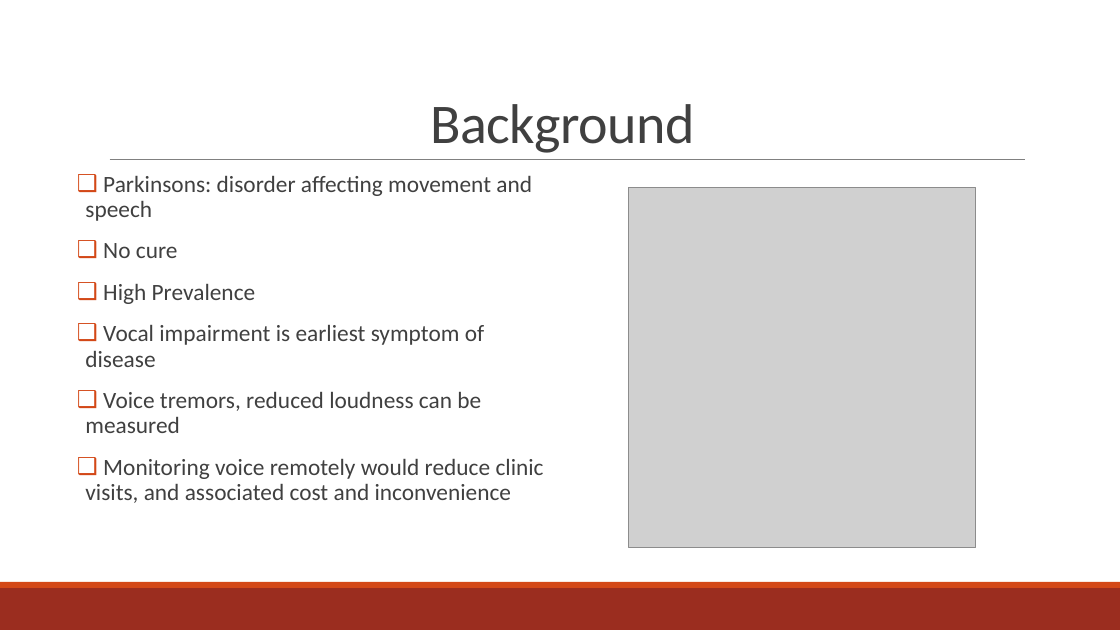
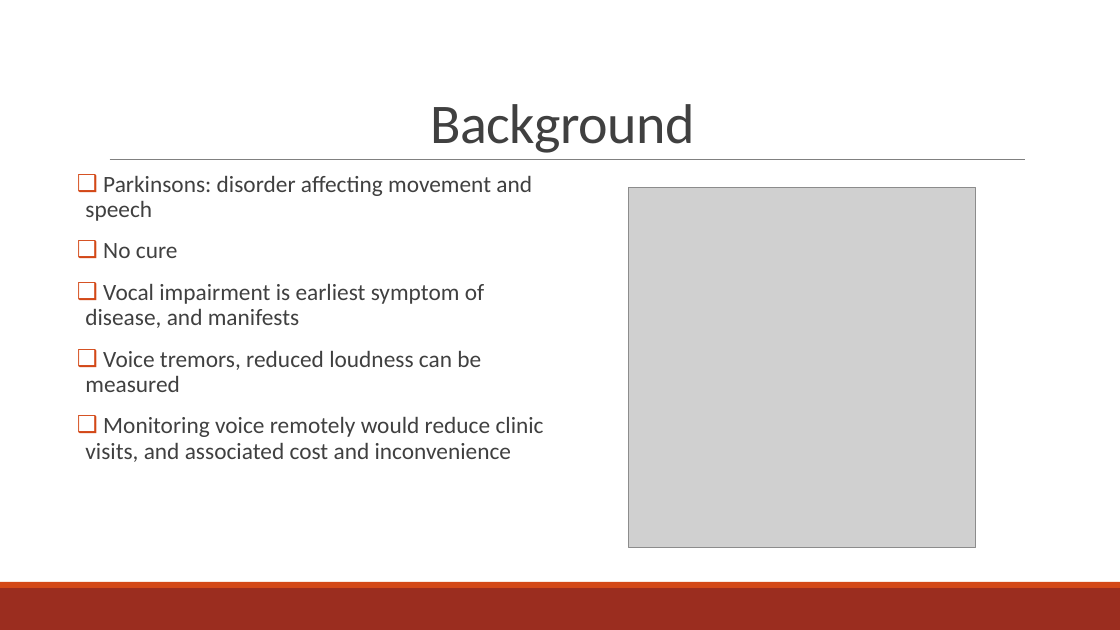
Before and after one commit to Sharath-Shenoy/Machine_Learning_In_Healthcare, a slide deck: slide 2 of Regression Models to Predict Progression of Parkinson’s.pptx. Drawn at 1120x630 pixels with LibreOffice and Linux fonts; fonts in the diff are those of the drawing; grey boxes stand for pictures. Boxes give left, top, right and bottom in pixels: in the first picture for what was removed or moved away, otherwise in the second. Text is boxed around its words. In the diff, an @@ line names an element or a change of style, - is before the commit and + after.

```diff
--- a/Regression Models to Predict Progression of Parkinson’s.pptx
+++ b/Regression Models to Predict Progression of Parkinson’s.pptx
@@ text at bbox=[85, 284, 484, 328]: text changed @@
-❑ High Prevalence
-❑ Vocal impairment is earliest symptom of disease
+❑ Vocal impairment is earliest symptom of disease, and manifests
```
Also in this commit, not shown: 1 other slide changed, 1 other file.
